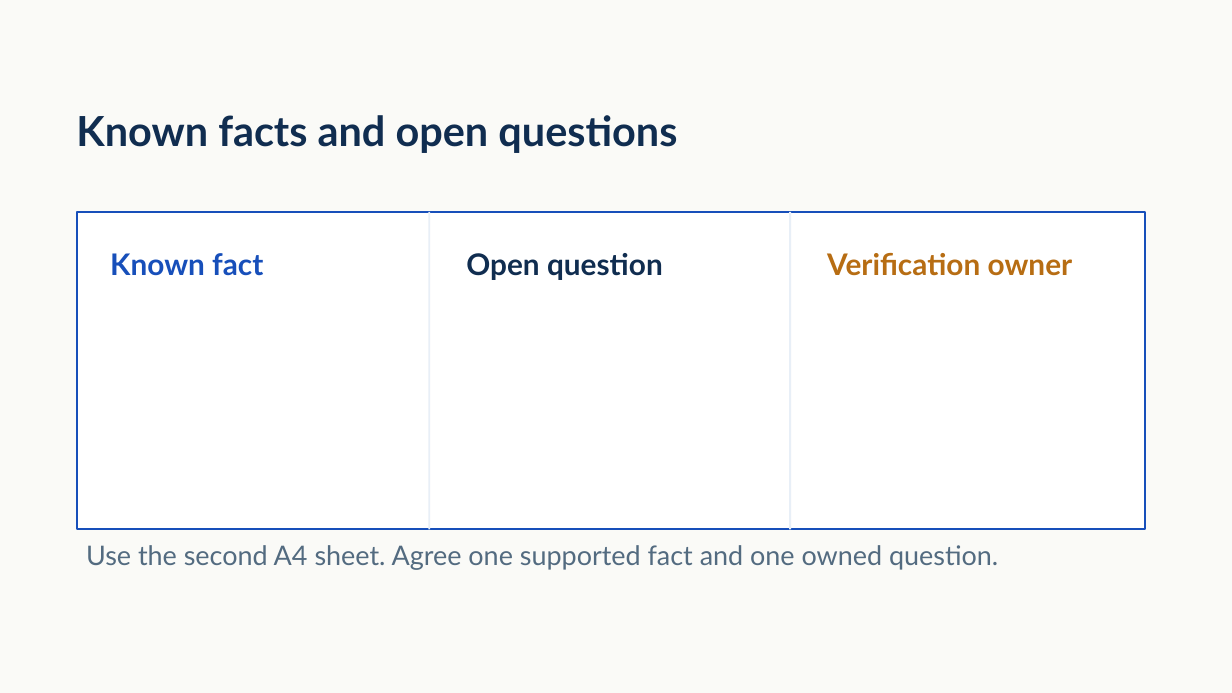
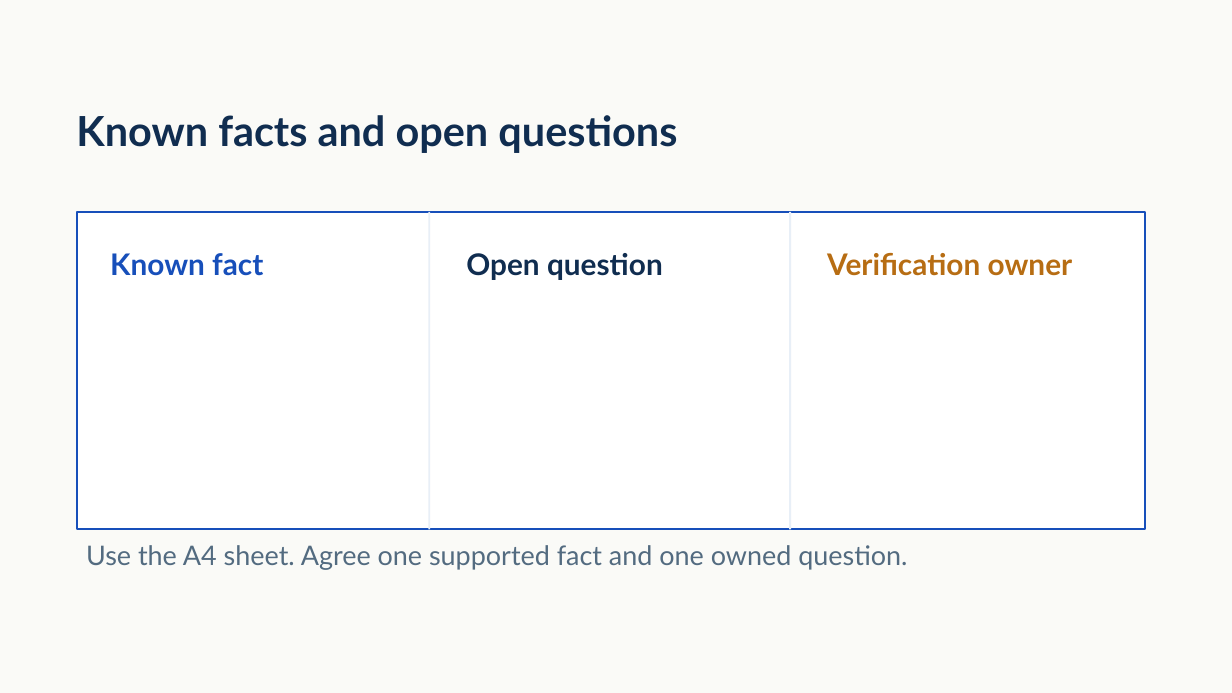
Before and after one commit to teerasej/power-automate-leadership-workshop, a slide deck: slide 15 of docs/public/downloads/strategic-automation-leadership-en-revised-v3.pptx. Drawn at 1232x693 pixels with LibreOffice and Linux fonts; fonts in the diff are those of the drawing. Boxes give left, top, right and bottom in pixels: in the first picture for what was removed or moved away, otherwise in the second. Text is boxed around its words. In the diff, an @@ line names an element or a change of style, - is before the commit and + after.

```diff
--- a/docs/public/downloads/strategic-automation-leadership-en-revised-v3.pptx
+++ b/docs/public/downloads/strategic-automation-leadership-en-revised-v3.pptx
@@ text at box(86, 545, 907, 570): text changed @@
-Use the second A4 sheet. Agree one supported fact and one owned question.
+Use the A4 sheet. Agree one supported fact and one owned question.
```
Also in this commit, not shown: 1 other slide changed, 2 slides added, 2 slides removed, 16 other files.
